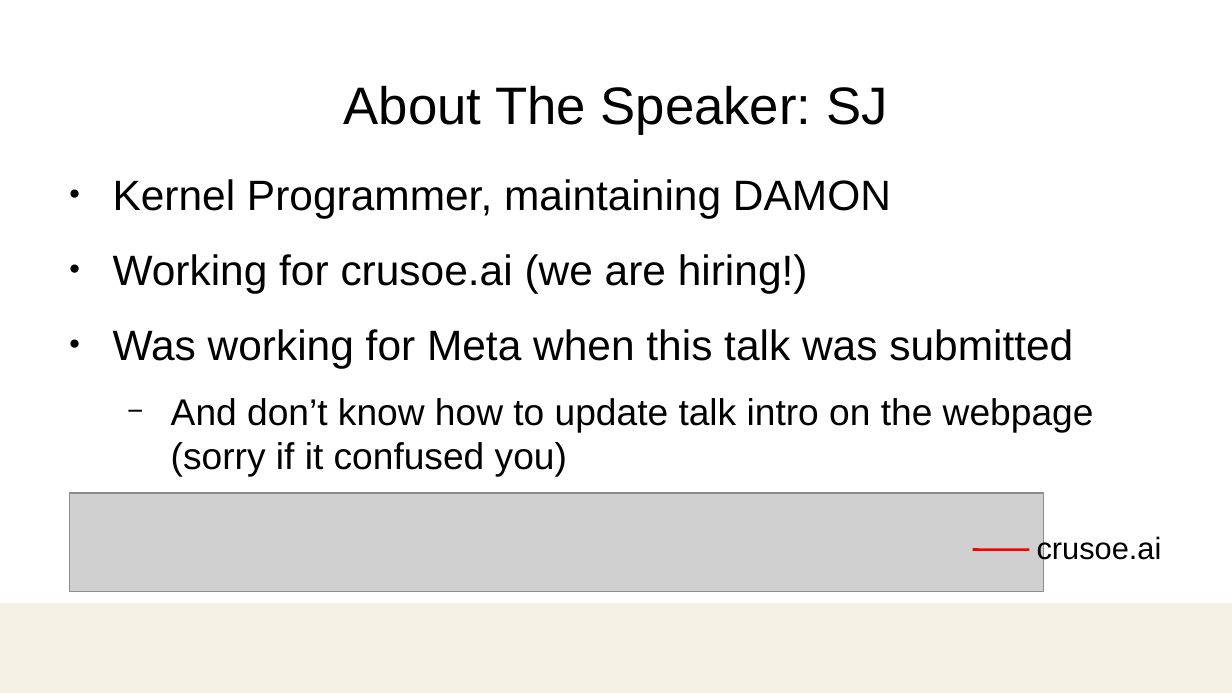
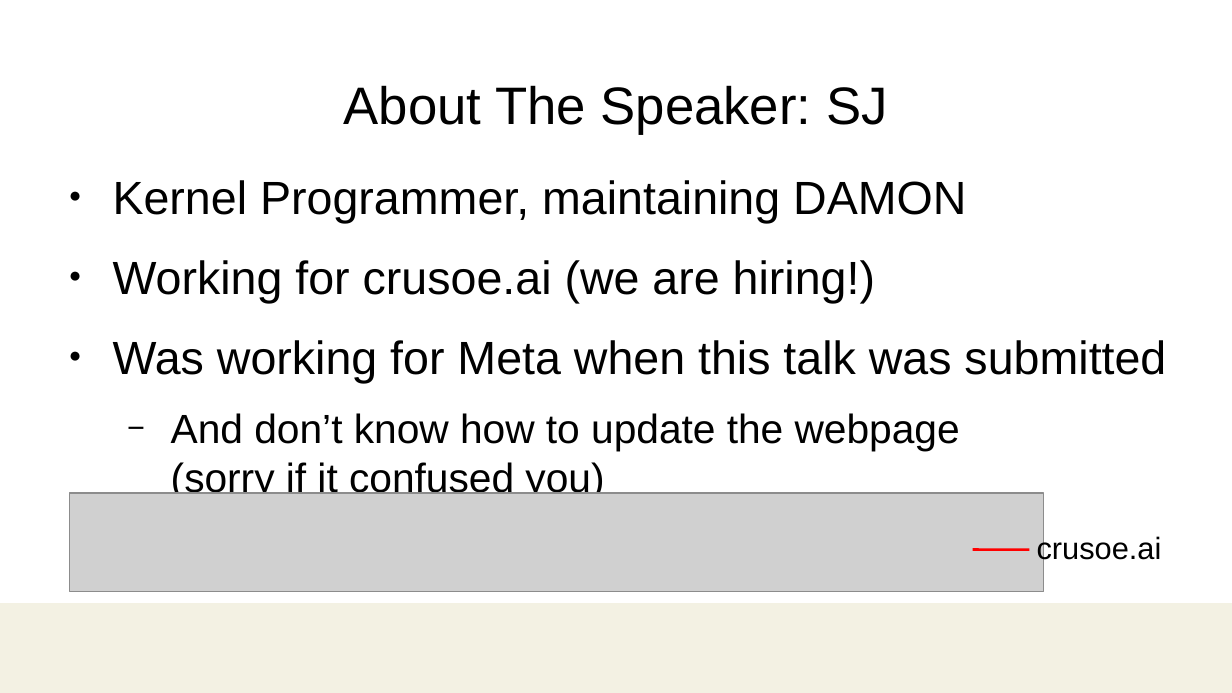
Before and after one commit to damonitor/talks, a slide deck: slide 2 of 2025/ossjp/hkml_ossjp25.odp. Drawn at 1232x693 pixels with LibreOffice and Linux fonts; fonts in the diff are those of the drawing; grey boxes stand for pictures; background and template pictures are left out. Boxes give left, top, right and bottom in pixels: in the first picture for what was removed or moved away, otherwise in the second. Text is boxed around its words. In the diff, an @@ line names an element or a change of style, - is before the commit and + after.

```diff
--- a/2025/ossjp/hkml_ossjp25.odp
+++ b/2025/ossjp/hkml_ossjp25.odp
@@ text at [113,180,1166,383]: size 24.8 to 27.2 pt in "Kernel Programmer, maintaining DAMON", "Working for crusoe.ai (we are hiring!)", "Was working for Meta when this talk ..."; size 21.7 to 23.8 pt in "All opinions are always speaker’s own, though" @@
@@ text at [171,413,960,500]: text changed; size 21.7 to 23.8 pt @@
-  − And don’t know how to update talk intro on the webpage
-    (sorry if it confused you)
+  − And don’t know how to update the webpage
+    (sorry if it confused you)
```
Also in this commit, not shown: 11 other slides changed, 1 other file.
